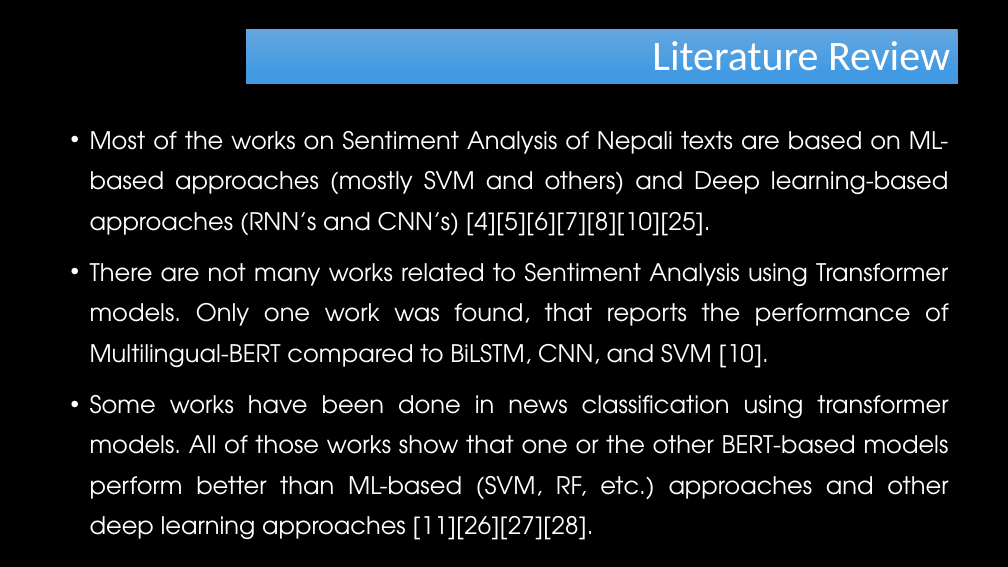
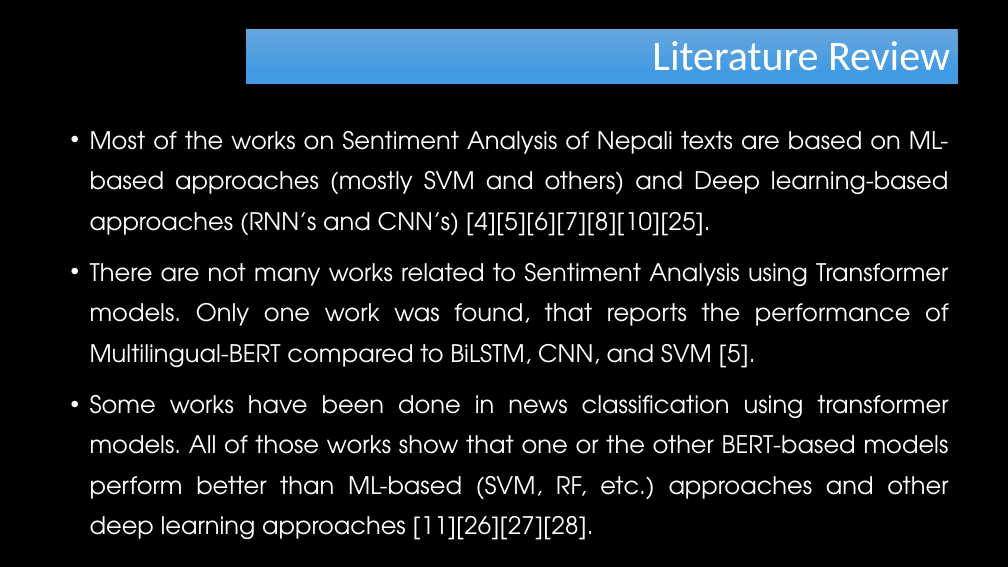
Before and after one commit to RayGone/Thesis, a slide deck: slide 14 of Main Thesis/Thesis Defense Presentation.pptx. Drawn at 1008x567 pixels with LibreOffice and Linux fonts; fonts in the diff are those of the drawing; background and template pictures are left out. Boxes give left, top, right and bottom in pixels: in the first picture for what was removed or moved away, otherwise in the second. Text is boxed around its words. In the diff, an @@ line names an element or a change of style, - is before the commit and + after.

```diff
--- a/Main Thesis/Thesis Defense Presentation.pptx
+++ b/Main Thesis/Thesis Defense Presentation.pptx
@@ text at [90,263,948,368]: text changed @@
-• There are not many works related to Sentiment Analysis using Transformer models. Only one work was found, that reports the performance of Multilingual-BERT compared to BiLSTM, CNN, and SVM [10].
+• There are not many works related to Sentiment Analysis using Transformer models. Only one work was found, that reports the performance of Multilingual-BERT compared to BiLSTM, CNN, and SVM [5].
```
Also in this commit, not shown: 16 other slides changed, 3 slides added, 2 other files.
